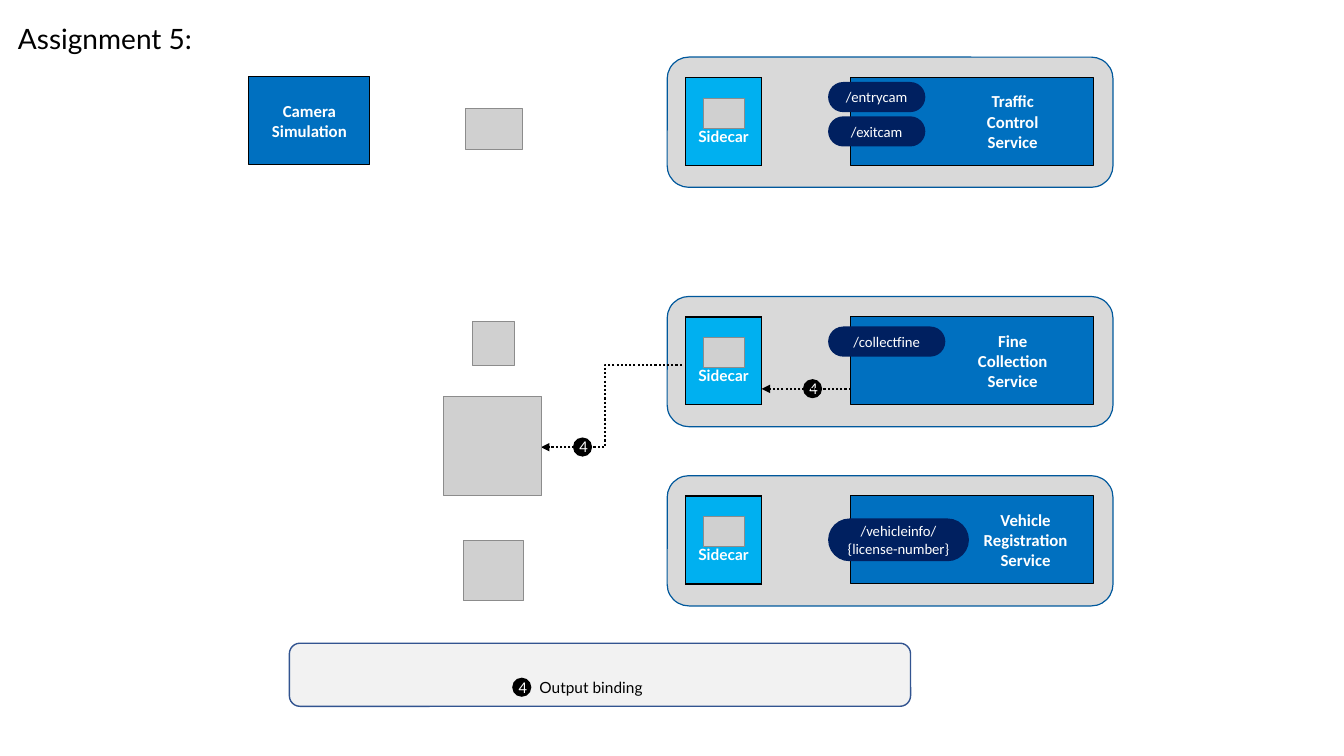
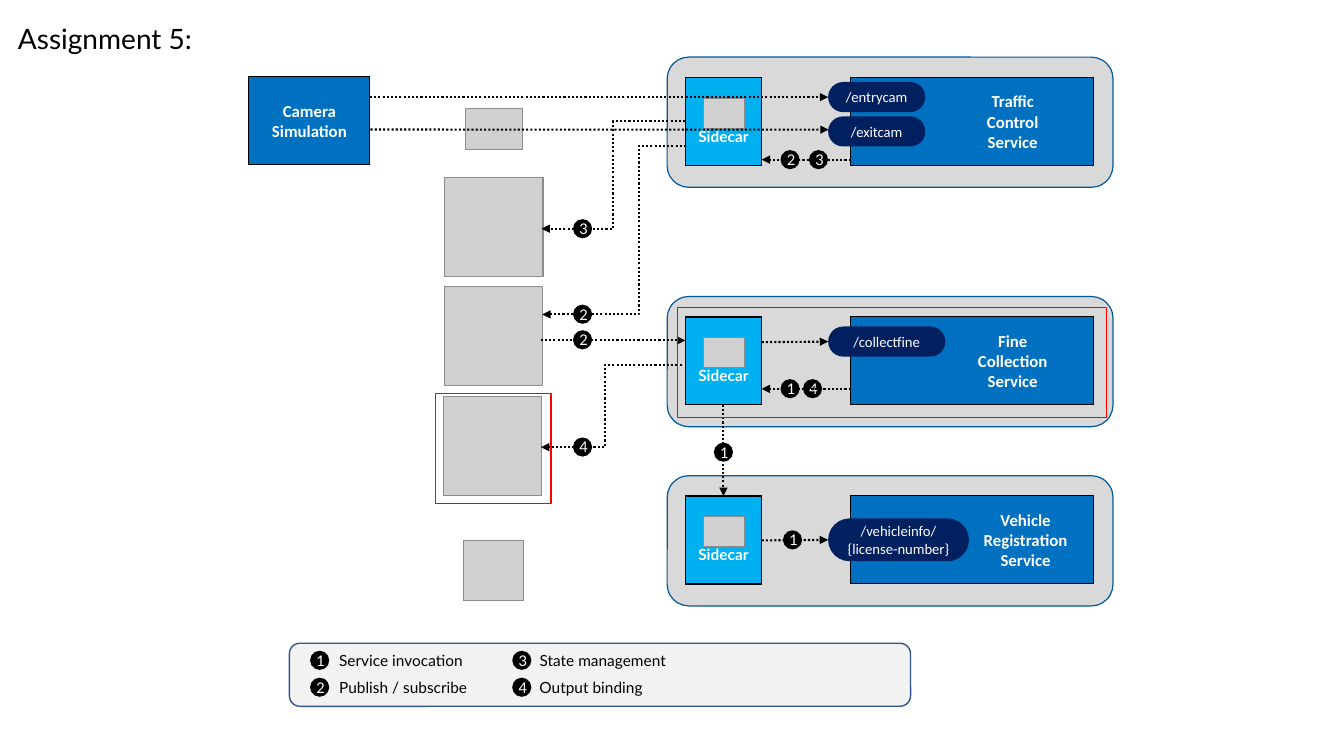
Before and after one commit to US-MFG-Demo/k8s-dapr-hack, a slide deck: slide 16 of Figures.pptx (slide 13 before the commit). Drawn at 1344x756 pixels with LibreOffice and Linux fonts; fonts in the diff are those of the drawing; grey boxes stand for pictures; background and template pictures are left out. Boxes give left, top, right and bottom in pixels: in the first picture for what was removed or moved away, otherwise in the second. Text is boxed around its words. In the diff, an @@ line names an element or a change of style, - is before the commit and + after.

```diff
--- a/Figures.pptx
+++ b/Figures.pptx
@@ arrow added from (370, 97) to (829, 97), #000000 1.5 pt dashed @@
@@ arrow added from (371, 130) to (829, 130), #000000 1.5 pt dashed @@
@@ elbow arrow added from (686, 121) to (541, 229), #000000 1.5 pt dashed @@
@@ freeform shape added at [542, 146, 687, 315], outline #000000 1.5 pt dashed @@
@@ picture added at [445, 177, 542, 276] @@
@@ arrow added from (851, 159) to (762, 159), #000000 1.5 pt dashed @@
@@ ellipse added at [780, 150, 800, 169], fill #000000, 10.5 pt, text #FFFFFF @@
+2
@@ ellipse added at [810, 150, 829, 169], fill #000000, 10.5 pt, text #FFFFFF @@
+3
@@ ellipse added at [574, 219, 593, 238], fill #000000, 10.5 pt, text #FFFFFF @@
+3
@@ picture added at [445, 286, 542, 385] @@
@@ picture removed at [473, 322, 514, 366] @@
@@ ellipse added at [574, 304, 593, 324], fill #000000, 10.5 pt, text #FFFFFF @@
+2
@@ rectangle added at [678, 308, 1107, 417], outline #FF0000 1 pt @@
@@ arrow added from (541, 341) to (686, 341), #000000 1.5 pt dashed @@
@@ ellipse added at [574, 331, 593, 350], fill #000000, 10.5 pt, text #FFFFFF @@
+2
@@ arrow added from (762, 342) to (829, 342), #000000 1.5 pt dashed @@
@@ ellipse added at [780, 379, 800, 398], fill #000000, 10.5 pt, text #FFFFFF @@
+1
@@ rectangle added at [436, 393, 552, 503], outline #FF0000 1 pt @@
@@ arrow added from (724, 404) to (724, 496), #000000 1.5 pt dashed @@
@@ ellipse added at [714, 443, 733, 462], fill #000000, 10.5 pt, text #FFFFFF @@
+1
@@ ellipse added at [783, 530, 803, 549], fill #000000, 10.5 pt, text #FFFFFF @@
+1
@@ arrow added from (762, 540) to (829, 540), #000000 1.5 pt dashed @@
@@ ellipse added at [311, 651, 330, 670], fill #000000, 10.5 pt, text #FFFFFF @@
+1
@@ text added at [339, 654, 462, 666], 11 pt, text #000000 @@
+Service invocation
@@ ellipse added at [512, 651, 531, 670], fill #000000, 10.5 pt, text #FFFFFF @@
+3
@@ text added at [540, 655, 666, 669], 11 pt, text #000000 @@
+State management
@@ ellipse added at [311, 678, 330, 697], fill #000000, 10.5 pt, text #FFFFFF @@
+2
@@ text added at [339, 681, 467, 693], 11 pt, text #000000 @@
+Publish / subscribe
```
Also in this commit, not shown: 6 other slides changed, 5 slides added, 24 other files.
